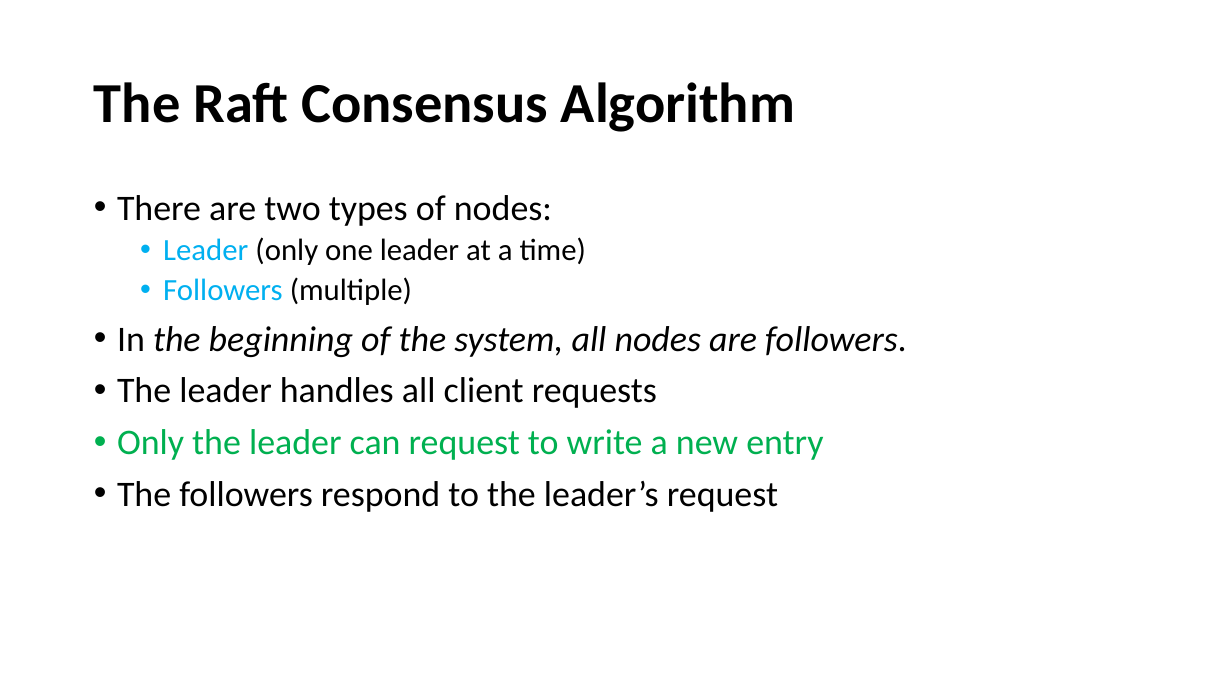
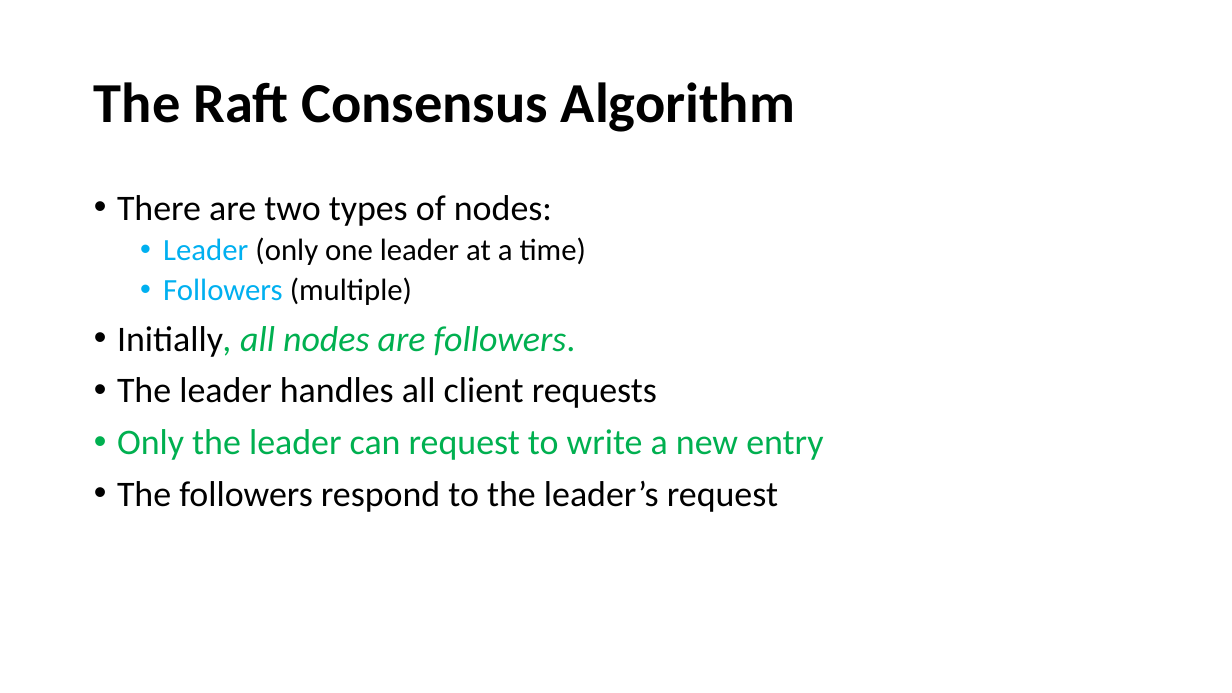
Before and after one commit to paulsaswata/public, a slide deck: slide 3 of The Raft Consensus Algorithm.pptx. Drawn at 1232x693 pixels with LibreOffice and Linux fonts; fonts in the diff are those of the drawing. Boxes give left, top, right and bottom in pixels: in the first picture for what was removed or moved away, otherwise in the second. Text is boxed around its words. In the diff, an @@ line names an element or a change of style, - is before the commit and + after.

Commit message:
added raft ppt

```diff
--- a/The Raft Consensus Algorithm.pptx
+++ b/The Raft Consensus Algorithm.pptx
@@ text at (x1=117, y1=326, x2=576, y2=357): text changed; text colour #000000 to #00B050 @@
-• In the beginning of the system, all nodes are followers.
+• Initially, all nodes are followers.
```
Also in this commit, not shown: 8 other slides changed, 4 slides added.
